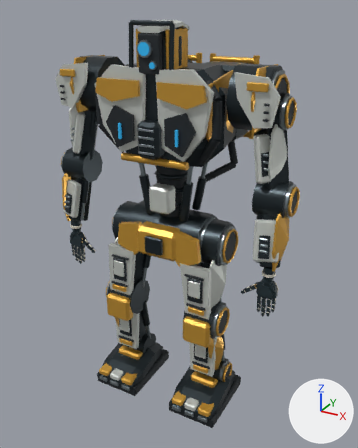
Two versions of the glTF model assets/c08-worker/aurel/c08_aurel_d0_lod1.glb, one commit apart.
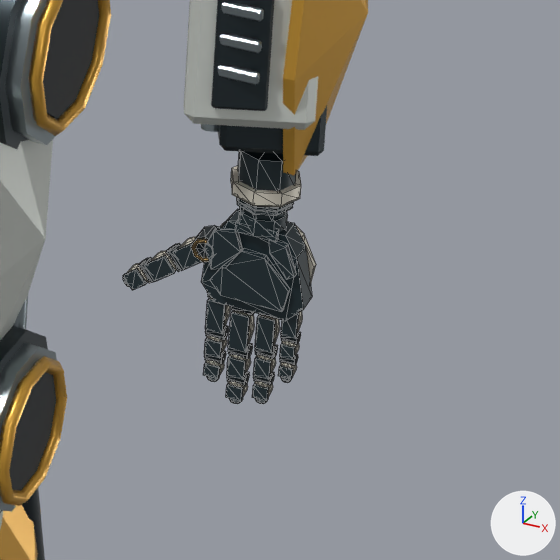
The first picture shows the older version from a 50 mm lens placed at (1.35, -2.37, 2.35), pointed at (0.01, 0.06, 1.14). The close-ups show the older and then the newer version on the part from 61% to 91% of the width and 53% to 78% of the height of that picture. Only the edits that show in the close-ups are written down. Arrows for +X, +Y and +Z are at lower right; the lights stay in place. The close-ups show mesh edges as thin lines. Where no turn or scale is listed for an object, it has been applied to the vertices. Vertices at exactly the same position are counted once.

The first close-up shows 'AUREL_L_GEOMETRY', 'C08_SKIN'.
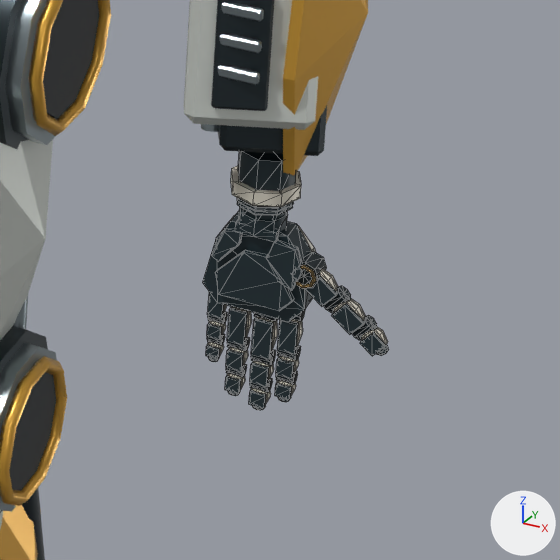
Patch to the scene script:
```diff
--- a/assets/c08-worker/aurel/c08_aurel_d0_lod1.glb.py
+++ b/assets/c08-worker/aurel/c08_aurel_d0_lod1.glb.py
@@ me_mesh_1 @@
 # used by ob_aurel_l_geometry; location = (0.65, -0.12, 1.1)
-me_mesh_1.from_pydata(...)  # 1508 vertices, 2708 faces; spans x -0.148..0.056, y -0.038..0.04, z -0.316..-0.001
+me_mesh_1.from_pydata(...)  # 1508 vertices, 2708 faces; spans x -0.056..0.148, y -0.038..0.04, z -0.316..-0.001
+# me_mesh_1 part 1: the whole mesh is mirrored in x about the mesh origin
 me_mesh_1.materials.append(mat_biped_palette)
```

What differs and where, as boxes (x1, y1, x2, y2) in the close-ups (560 x 560 px):
'AUREL_L_GEOMETRY', moved, mirrored: before (123, 152, 316, 404); after (202, 152, 389, 410)
